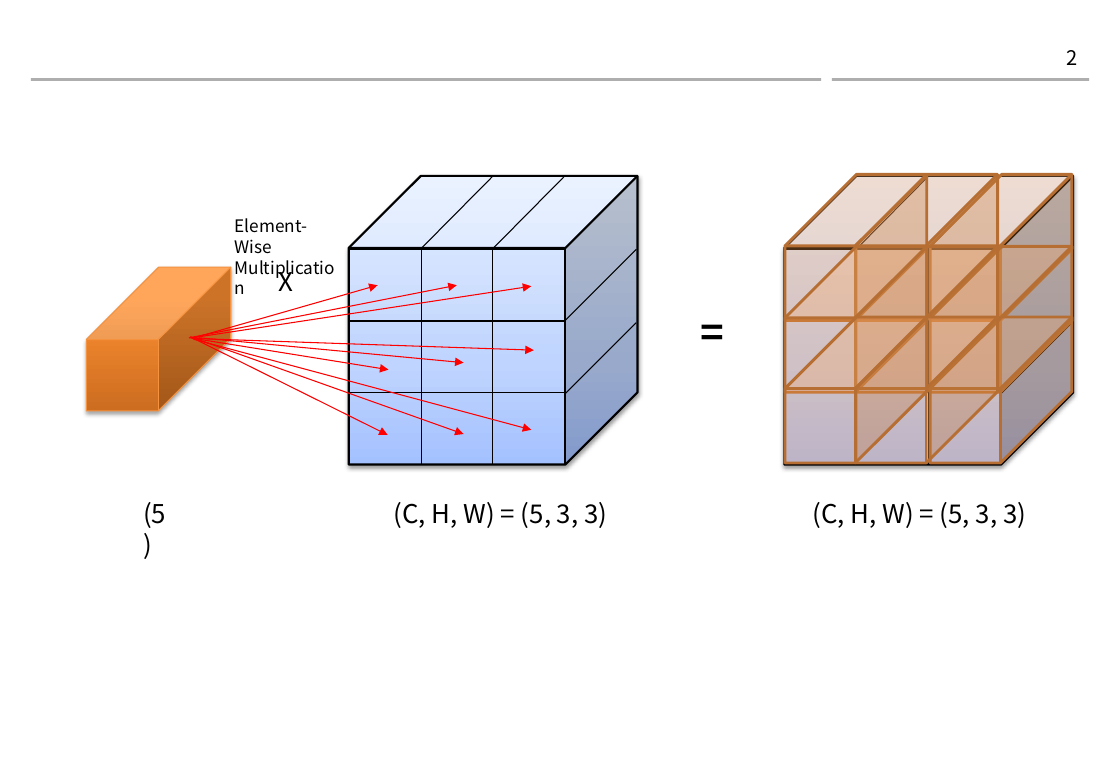
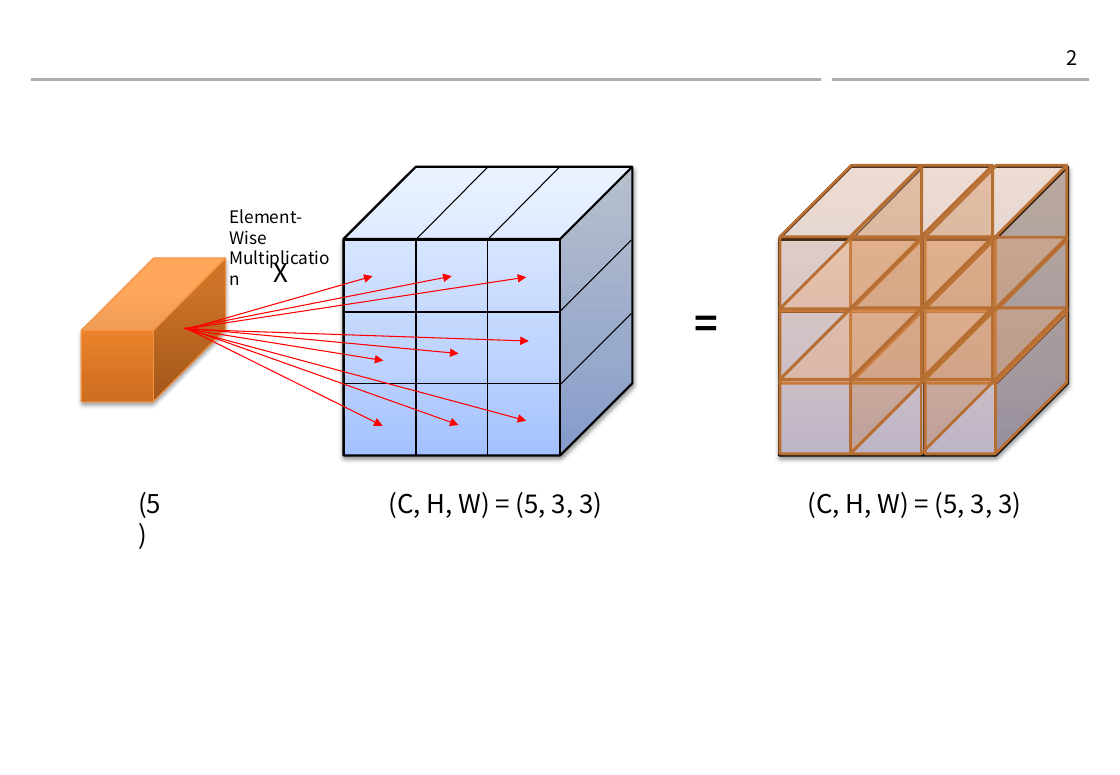
Before and after one commit to gaussian37/gaussian37.github.io, a slide deck: slide 2 of assets/img/dl/concept/focal_loss/focal_loss.pptx. Drawn at 1120x775 pixels with LibreOffice and Linux fonts; fonts in the diff are those of the drawing; background and template pictures are left out. Boxes give left, top, right and bottom in pixels: in the first picture for what was removed or moved away, otherwise in the second. Text is boxed around its words. In the diff, an @@ line names an element or a change of style, - is before the commit and + after.

```diff
--- a/assets/img/dl/concept/focal_loss/focal_loss.pptx
+++ b/assets/img/dl/concept/focal_loss/focal_loss.pptx
@@ 12 cubes, 9 arrows, 8 lines, 6 texts, 2 tables moved together from (x1=87, y1=175, x2=1073, y2=528) to (x1=82, y1=165, x2=1068, y2=518) @@
```
Also in this commit, not shown: 1 slide added, 1 slide removed, 3 other files.
